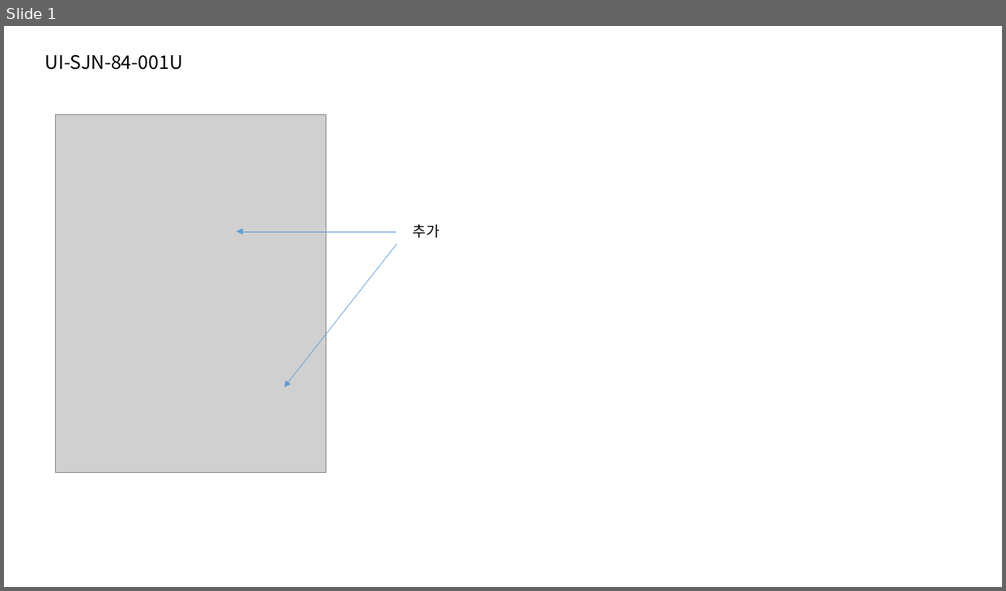
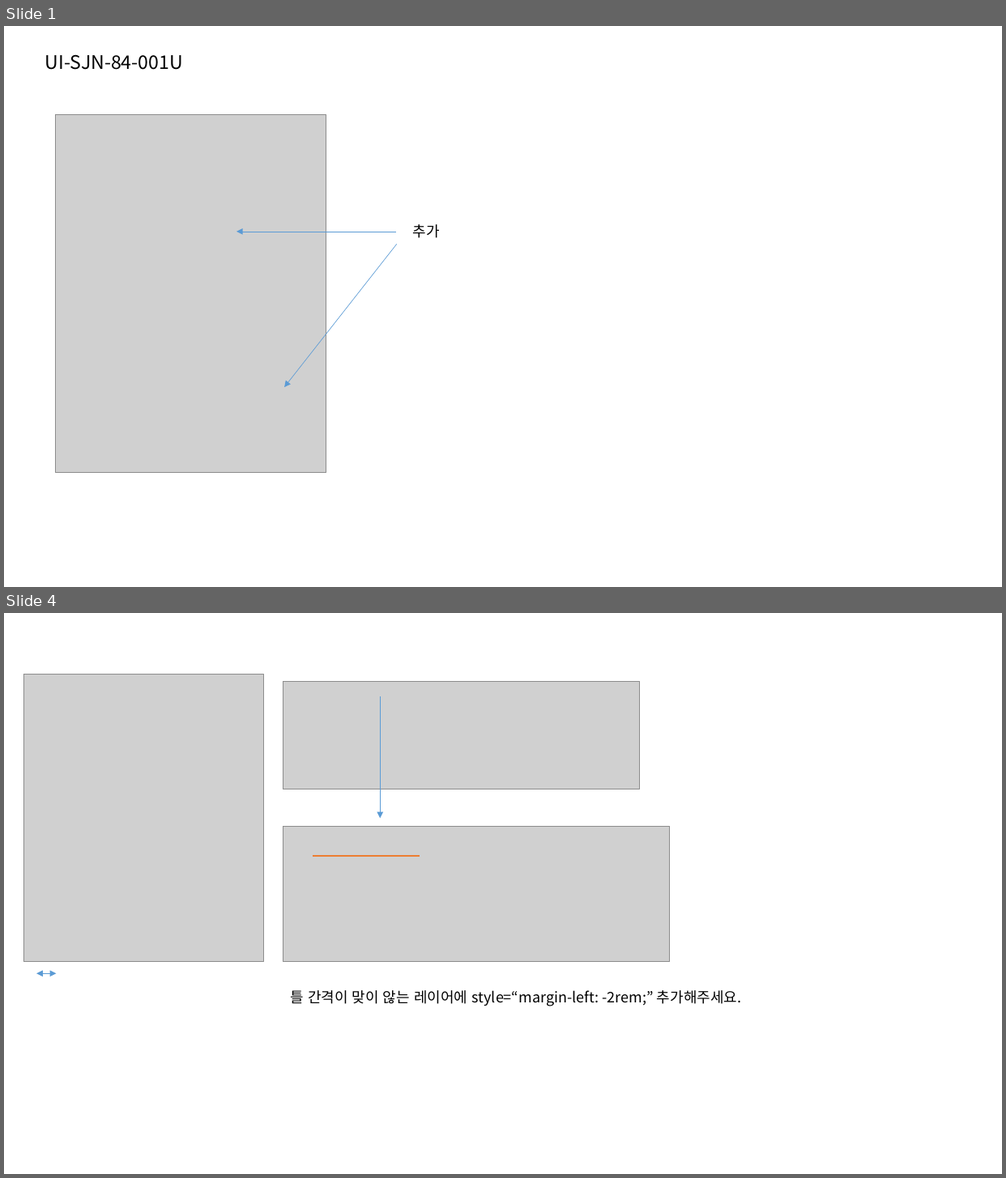
Before and after one commit to jeoungGyy/sejong, a slide deck: ppt/03-24.pptx. Shown one above the other, each under a label of ours: slide 1 before the commit, slides 1 and 4 after it; the slides between them are not shown. The pictures are 1006x591 and 1006x1178 pixels, drawn with LibreOffice and Linux fonts; fonts in the diff are those of the drawing; grey boxes stand for pictures. Boxes give left, top, right and bottom in pixels: in the first picture for what was removed or moved away, otherwise in the second. Text is boxed around its words. In the diff, an @@ line names an element or a change of style, - is before the commit and + after.

```diff
--- a/ppt/03-24.pptx
+++ b/ppt/03-24.pptx
@@ slide 4 added at [4, 613, 1002, 1174], background #FFFFFF @@
@@ picture added at [23, 675, 264, 962] @@
@@ picture added at [283, 681, 640, 790] @@
@@ arrow added from (380, 696) to (380, 818), #5B9BD5 0.5 pt @@
@@ picture added at [283, 826, 671, 962] @@
@@ line added from (313, 856) to (420, 856), #ED7D31 1.5 pt @@
@@ double arrow added from (36, 973) to (57, 973), #5B9BD5 0.5 pt @@
@@ text added at [291, 990, 741, 1007], 14 pt, text #000000 @@
+틀 간격이 맞이 않는 레이어에 style=“margin-left: -2rem;” 추가해주세요.
```
Also in this commit, not shown: 3 other slides added, 5 other files.
